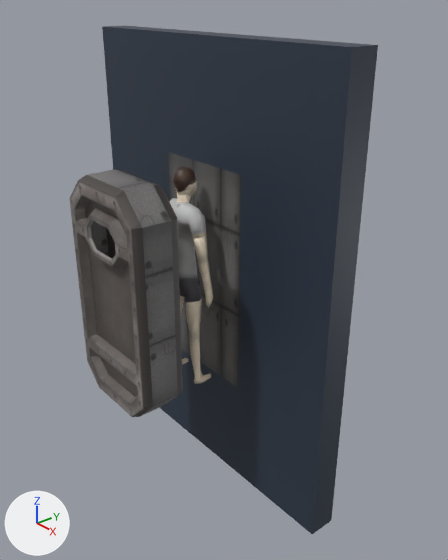
The Blender file wip/models/door.blend: old version first, new version second.
Both versions are drawn from a camera (50 mm lens) standing at (4.08, -3.63, 2.81) and looking at (0.28, -0.49, 0.51). The lights are fixed; the arrows at lower left show +X, +Y and +Z.

Names of what the first picture shows: 'Head', 'LeftLeg', 'RightArm', 'RightLeg', 'Torso', 'surface_single', 'surface_single.001'.
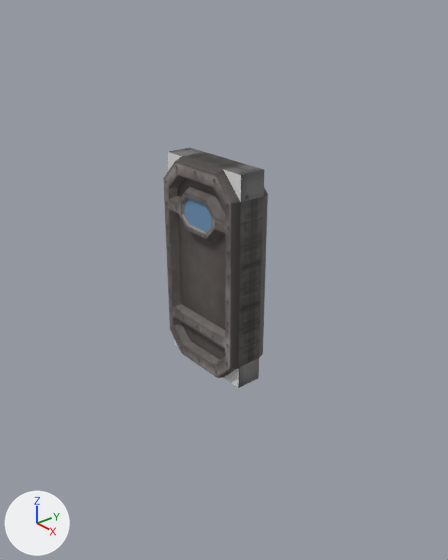
Commit message: some asset work, also more on doors.
some asset work, also more on doors.

Changed parts and their boxes [x1, y1, x2, y2] in the pictures (448 x 560 px):
'surface_single.001', hidden (blue): before [102, 26, 378, 534]
'surface_single', surface changed, reshaped (black to grey): before [70, 152, 241, 417]; after [164, 148, 268, 388]
'Torso', hidden: before [170, 194, 207, 303]
'RightLeg', hidden (brown): before [186, 298, 212, 384]
'RightArm', hidden: before [193, 235, 213, 308]
'Head', hidden (brown): before [172, 167, 197, 197]
'LeftLeg', hidden: before [180, 296, 189, 365]
part 1 of me_surface_single_mesh, added: after [164, 152, 268, 378]
part 2 of me_surface_single_mesh, deleted: before [70, 169, 183, 417]
part 3 of me_surface_single_mesh, built on: before [168, 152, 241, 387]; after [168, 148, 264, 388]

Diff of the bpy script that builds the scene:
```diff
--- a/wip/models/door.blend.py
+++ b/wip/models/door.blend.py
@@ img_metal_panel01_png @@
+img_metal_panel01_png = load_image('metal_panel01.png', '../textures/sub/metal_panel01.png', 256, 256, 'sRGB')
@@ img_doorparts_png @@
+img_doorparts_png = load_image('doorparts.png', '../textures/uv/doorparts.png', 256, 256, 'sRGB')
@@ mat_doorparts @@
 mat_doorparts = principled_material('doorparts')
-mat_doorparts.texture = img_metal_wall01_png
+mat_doorparts.texture = img_doorparts_png
@@ mat_doorglass @@
 n0 = _N.new('ShaderNodeBsdfPrincipled'); n0.name = 'Principled BSDF'
 n1 = _N.new('ShaderNodeOutputMaterial'); n1.name = 'Material Output'
-n2 = _N.new('ShaderNodeTexImage'); n2.name = 'Image Texture'
-n2.image = img_metal_wall01_png
+n3 = _N.new('ShaderNodeRGB'); n3.name = 'RGB'
+n3.outputs[0].default_value = (0.157, 0.306, 0.5, 1.0)  # 'Color', blue #6e96bc
 _L.new(n0.outputs[0], n1.inputs[0])  # 'BSDF' to 'Surface'
-_L.new(n2.outputs[0], n0.inputs[0])  # 'Color' to 'Base Color'
+_L.new(n3.outputs[0], n0.inputs[0])  # 'Color' to 'Base Color'
@@ mat_doorwindowinternals @@
+mat_doorwindowinternals = principled_material('doorwindowinternals')
+mat_doorwindowinternals.texture = img_metal_panel01_png
@@ mat_back @@
+mat_back = principled_material('back')
+mat_back.base_color = (0.8, 0.8, 0.8)  # white #e7e7e7
@@ mat_sides @@
+mat_sides = principled_material('sides')
+mat_sides.texture = img_metal_wall01_png
@@ mat_front @@
+mat_front = principled_material('front')
+mat_front.base_color = (0.8, 0.8, 0.8)  # white #e7e7e7
@@ me_surface_single_mesh @@
 # used by ob_surface_single; location = (0.0, 0.0, 0.0); rotation_euler = (1.571, 0.0, 0.0), in degrees (90, 0, 0)
-me_surface_single_mesh.from_pydata(...)  # 168 vertices, 176 faces; spans x -0.5..0.5, y -0.5..1.5, z 0.25..1.5
+me_surface_single_mesh.from_pydata(...)  # 200 vertices, 210 faces; spans x -0.5..0.5, y -0.5..1.5, z 0.17..0.57
+# me_surface_single_mesh part 1: a new loose piece of 160 vertices spanning x -0.5..0.5, y -0.5..1.5, z 0.17..0.57
+# me_surface_single_mesh part 2: the loose piece of 160 vertices spanning x -0.5..0.5, y -0.5..1.5, z 1.1..1.5 is deleted
+# me_surface_single_mesh part 3
+# 6 faces are deleted
+# 32 vertices are added at x -0.5..0.5, y -0.5..1.5, z 0.2..0.55
+# 4 new faces join them, mat_back (white #e7e7e7)
+# 12 new faces join them, mat_doorglass
+# 4 new faces join them, mat_front (its picture is missing)
+# 12 new faces join them, mat_sides (picture img_metal_wall01_png)
 me_surface_single_mesh.materials.append(mat_door)
@@ me_surface_single_mesh @@
 me_surface_single_mesh.materials.append(mat_doorglass)
+me_surface_single_mesh.materials.append(mat_front)  # its picture is missing
+me_surface_single_mesh.materials.append(mat_sides)  # picture img_metal_wall01_png
+me_surface_single_mesh.materials.append(mat_back)  # white #e7e7e7
+me_surface_single_mesh.materials.append(mat_doorwindowinternals)  # picture img_metal_panel01_png
@@ ob_torso @@
 ob_torso.location = (0.0, -0.7, -0.5)
+ob_torso.hide_set(True)
@@ ob_rightarm @@
 ob_rightarm.location = (0.0, -0.7, -0.5)
+ob_rightarm.hide_set(True)
@@ ob_rightleg @@
 ob_rightleg.location = (0.0, -0.7, -0.5)
+ob_rightleg.hide_set(True)
@@ ob_leftleg @@
 ob_leftleg.location = (0.0, -0.7, -0.5)
+ob_leftleg.hide_set(True)
@@ ob_head @@
 ob_head.location = (0.0, -0.7, -0.5)
+ob_head.hide_set(True)
@@ ob_surface_single_001 @@
 ob_surface_single_001.rotation_euler = (1.571, 0.0, 0.0)  # degrees (90, 0, 0)
+ob_surface_single_001.hide_set(True)
```
